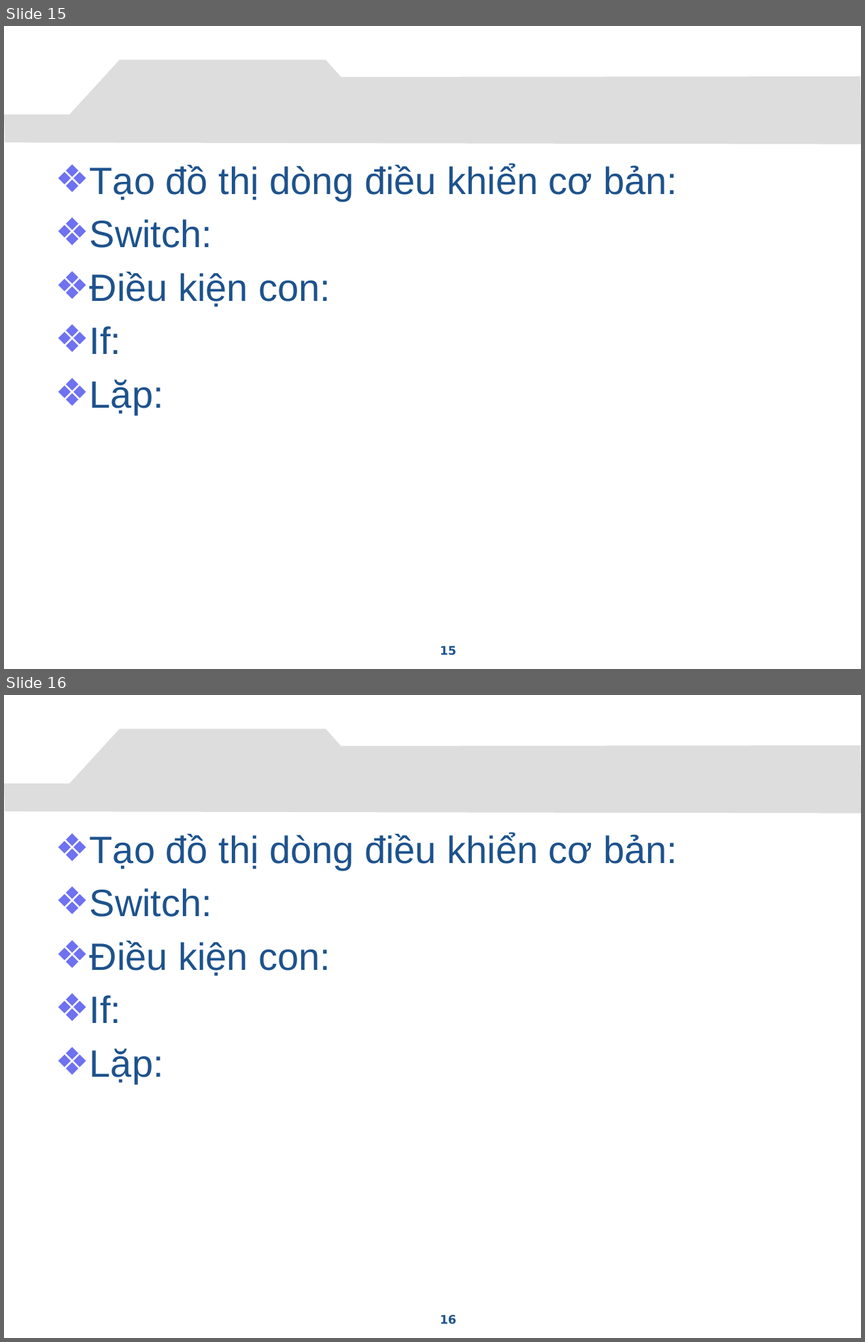
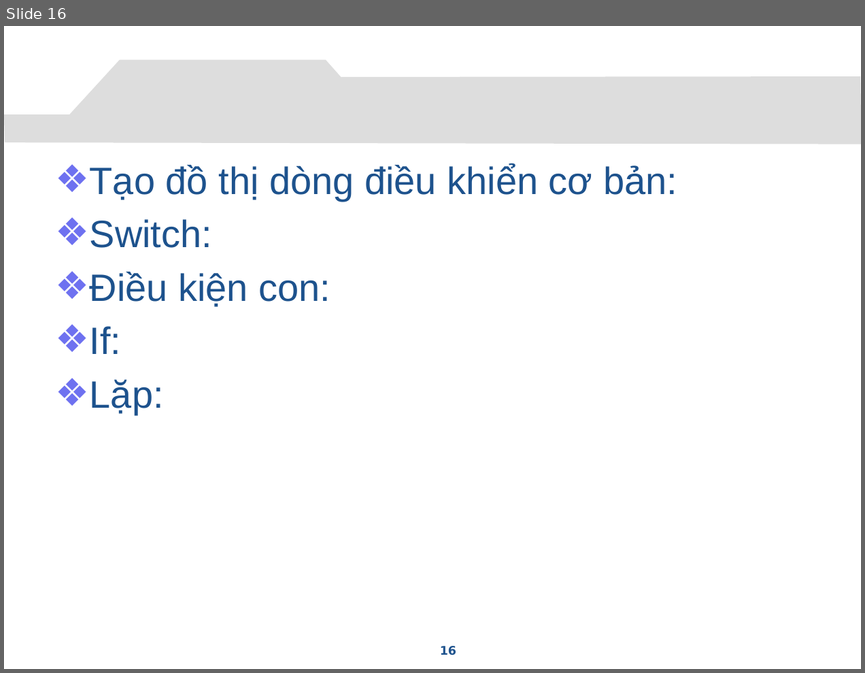
Before and after one commit to congcuong-cse/autotesting-lvtn, a slide deck: Document/Presentation.pptx. Shown one above the other, each under a label of ours: slides 15 and 16 before the commit, slide 16 after it. The pictures are 865x1342 and 865x673 pixels, drawn with LibreOffice and Linux fonts; fonts in the diff are those of the drawing; background and template pictures are left out. Boxes give left, top, right and bottom in pixels: in the first picture for what was removed or moved away, otherwise in the second. Text is boxed around its words. In the diff, an @@ line names an element or a change of style, - is before the commit and + after.

```diff
--- a/Document/Presentation.pptx
+++ b/Document/Presentation.pptx
@@ slide 15 removed at (4,26,861,669), background picture (left out); not listed: 1 template element that a slide beside it also shows @@
@@ text removed at (90,164,677,414) @@
-❖ Tạo đồ thị dòng điều khiển cơ bản:
-❖ Switch:
-❖ Điều kiện con:
-❖ If:
-❖ Lặp:
@@ page number removed at (440,645,456,655) @@
-15
```
Also in this commit, not shown: 1 slide added.
